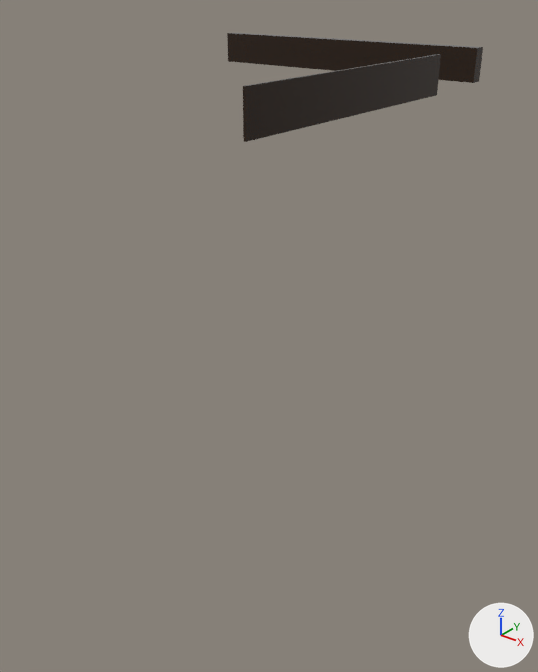
Before and after pictures for a commit that changed the glTF model models/gearbox/fault_oil_streak.glb.
Camera for both pictures: a camera (50 mm lens) standing at (0.604, -0.425, 0.149) and looking at (-0.14, 0.505, -0.427). The lights are fixed; the arrows at lower right show +X, +Y and +Z. The picture after the commit comes second. Vertices at exactly the same position are counted once.

Names of what the first picture shows: 'fault_oil_streak'.
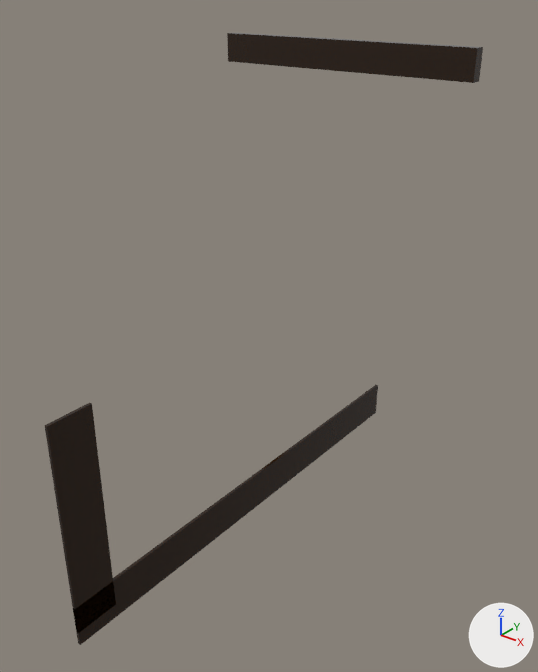
The newer file is also turned or shifted as a whole; pictures and numbers use the older file's frame.

Boxes (x1, y1, x2, y2) around the edits, measured in the pictures (538 x 672 px):
```json
{"object": "fault_oil_streak", "change": "reshaped", "before": [227, 33, 483, 142], "after": [45, 33, 483, 645], "on screen": "71% wider, 457% taller"}
{"part": 1, "of": "me_cube_011", "change": "added", "after": [45, 403, 116, 633]}
{"part": 2, "of": "me_cube_011", "change": "added", "after": [73, 385, 378, 645]}
{"part": 3, "of": "me_cube_011", "change": "deleted", "before": [243, 54, 441, 142], "on screen": "black"}
```

Scene script edits in JSON lines:
```json
{"block": "me_cube_011", "where": "# used by ob_fault_oil_streak; location = (0.002, 0.53, -0.003)"}
{"op": "remove", "block": "me_cube_011", "code": "me_cube_011.from_pydata(...)  # 498 vertices, 984 faces; spans x -0.602..0.002, y -0.25..0.452, z -0.032..0.032"}
{"op": "add", "block": "me_cube_011", "code": "me_cube_011.from_pydata(...)  # 506 vertices, 996 faces; spans x -0.602..0.002, y -0.58..0.452, z -0.597..0.032"}
{"block": "me_cube_011", "change": "me_cube_011 part 1: a new loose piece, a box spanning x -0.002..0.002, y -0.58..-0.52, z -0.5775..-0.2775, in mat_oil (black #291705)"}
{"block": "me_cube_011", "change": "me_cube_011 part 2: a new loose piece, a box spanning x -0.002..0.002, y -0.58..0.12, z -0.5975..-0.5375, in mat_oil (black #291705)"}
{"block": "me_cube_011", "change": "me_cube_011 part 3: the loose piece of 8 vertices spanning x -0.002..0.002, y -0.25..0.25, z -0.032..0.032 is deleted"}
{"block": "me_cube_011", "change": "other edits to the shape of me_cube_011 do not show in these pictures"}
```
